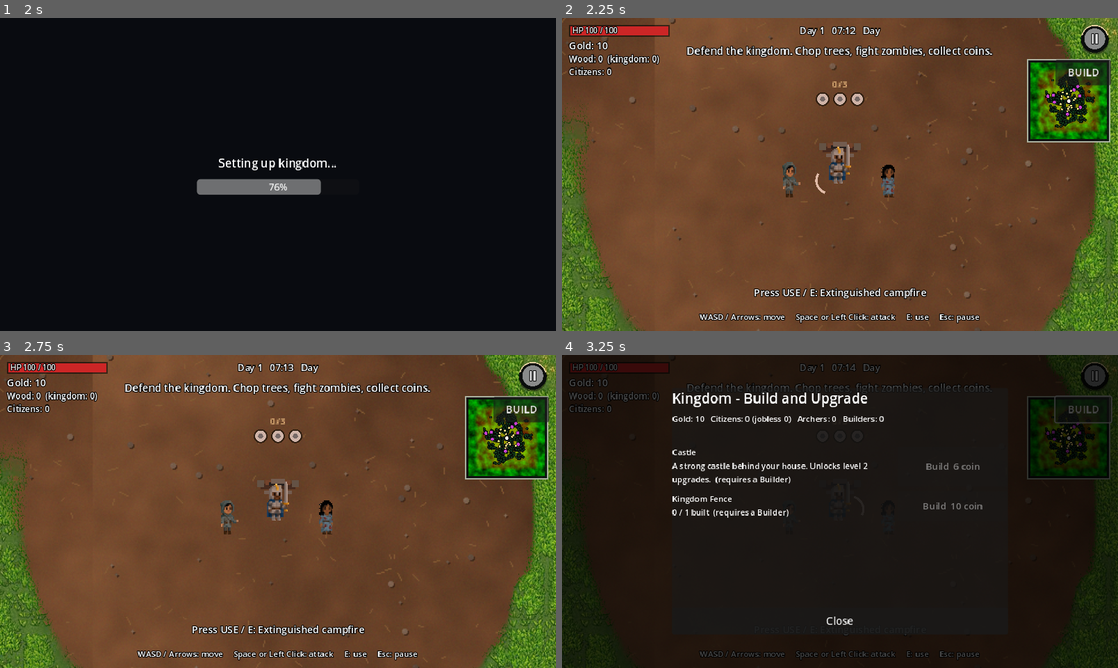
Above: before the commit, frames 1-4 (two rows, left to right).
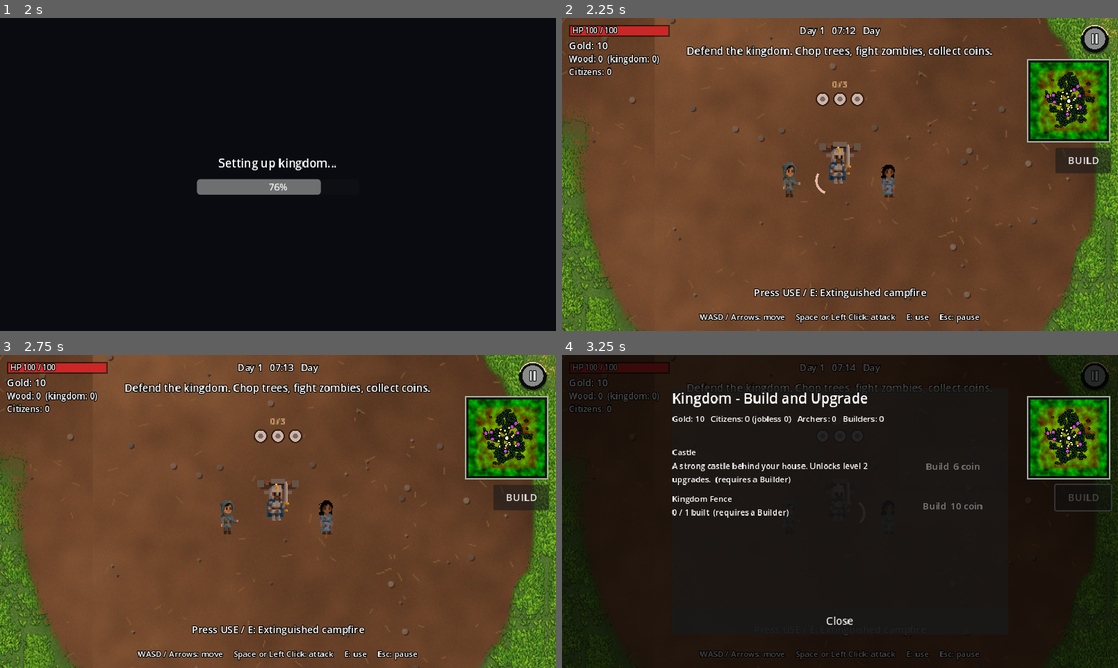
Above: after the commit, the same moments.

Repository: afie-boop/The-Fallen-Kingdom
Game: Godot game, scene res://scenes/main_menu.tscn
Two runs of this game, one before a commit and one after it. Both use one fixed random seed, a clock stepped at 60 frames per second and the inputs below.
Inputs (mouse positions are in pixels of both pictures, inside the frame that each line leads up to):
- Up to frame 1 (2 s): click "New Game" at 0.5 s; tap Enter at 1.25 s; move the mouse to (400, 158) at 1.27 s; hold D from 1.28 s (still down); hold E from 1.28 s (still down); click (400, 158) at 1.42 s; tap Space at 1.52 s
- Up to frame 2 (2.25 s): release D at 2 s; release E at 2 s; drag from (728, 190) to (812, 237) at 2.02 s
- Up to frame 3 (2.75 s): no input
- Up to frame 4 (3.25 s): click "BUILD" at 2.75 s

Frame 1 is identical in both runs. In frame 2, 1.4% of the frame differs, in the area x 88-99%, y 13-50%; in frame 3, 1.4%; in frame 4, 3.4%, in the area x 83-99%, y 12-50%.
Error in both runs: Invalid access to property or key 'dead' on a base object of type 'Nil'. (res://scripts/game.gd:405)

Commit message:
Move BUILD button and add expandable minimap

Diff:
--- a/extracted/The-Fallen-Kingdom/scripts/hud.gd
+++ b/extracted/The-Fallen-Kingdom/scripts/hud.gd
@@ -45,6 +45,9 @@
 var _clock_t: float = 0.0
 var _hint_label: Label
 var _minimap: GameMiniMap
+var _minimap_overlay: ColorRect
+var _minimap_close_btn: Button
+var _minimap_open: bool = false
 
 
 func _ready() -> void:
@@ -58,8 +61,25 @@
     _build_controls()
     _minimap = GameMiniMap.new()
     _minimap.size = Vector2(142, 142)
-    _minimap.mouse_filter = Control.MOUSE_FILTER_IGNORE
+    _minimap.mouse_filter = Control.MOUSE_FILTER_STOP
+    _minimap.gui_input.connect(_on_minimap_gui_input)
     _root.add_child(_minimap)
+    _minimap_overlay = ColorRect.new()
+    _minimap_overlay.color = Color(0, 0, 0, 0.78)
+    _minimap_overlay.visible = false
+    _minimap_overlay.mouse_filter = Control.MOUSE_FILTER_STOP
+    _minimap_overlay.gui_input.connect(_on_minimap_overlay_input)
+    _root.add_child(_minimap_overlay)
+    _minimap_overlay.set_anchors_and_offsets_preset(Control.PRESET_FULL_RECT)
+    _minimap_overlay.z_index = 5
+    _minimap.z_index = 6
+    _minimap_close_btn = Button.new()
+    _minimap_close_btn.text = "CLOSE MAP"
+    _minimap_close_btn.custom_minimum_size = Vector2(130, 44)
+    _minimap_close_btn.visible = false
+    _minimap_close_btn.z_index = 7
+    _root.add_child(_minimap_close_btn)
+    _minimap_close_btn.pressed.connect(_close_minimap)
     _build_death_panel()
     _build_pause_panel()
     _build_build_panel()
@@ -248,11 +268,54 @@
     pause_button.size = Vector2(52, 52)
     pause_button.position = Vector2(vs.x - 52.0 - 14.0, 10.0)
     if _minimap != null:
-        _minimap.position = Vector2(vs.x - 156.0, 72.0)
-        _minimap.size = Vector2(142.0, 142.0)
+        if _minimap_open:
+            var map_side: float = maxf(180.0, minf(vs.x - 36.0, vs.y - 120.0))
+            map_side = minf(map_side, 560.0)
+            _minimap.size = Vector2(map_side, map_side)
+            _minimap.position = (vs - _minimap.size) * 0.5
+            _minimap_overlay.size = vs
+            _minimap_close_btn.position = Vector2((vs.x - 130.0) * 0.5, _minimap.position.y + map_side + 12.0)
+        else:
+            _minimap.position = Vector2(vs.x - 156.0, 72.0)
+            _minimap.size = Vector2(142.0, 142.0)
     if _build_btn != null:
         _build_btn.size = Vector2(96, 44)
-        _build_btn.position = Vector2(vs.x - 96.0 - 12.0, 72.0)
+        var build_y: float = minf(224.0, vs.y - 56.0)
+        _build_btn.position = Vector2(vs.x - 96.0 - 12.0, maxf(72.0, build_y))
+
+
+func _on_minimap_gui_input(event: InputEvent) -> void:
+    if event is InputEventMouseButton and event.pressed and event.button_index == MOUSE_BUTTON_LEFT:
+        _open_minimap()
+        _minimap.accept_event()
+    elif event is InputEventScreenTouch and event.pressed:
+        _open_minimap()
+        _minimap.accept_event()
+
+
+func _on_minimap_overlay_input(event: InputEvent) -> void:
+    if event is InputEventMouseButton and event.pressed and event.button_index == MOUSE_BUTTON_LEFT:
+        _close_minimap()
+    elif event is InputEventScreenTouch and event.pressed:
+        _close_minimap()
+
+
+func _open_minimap() -> void:
+    if _minimap_open:
+        return
+    _minimap_open = true
+    _minimap_overlay.visible = true
+    _minimap_close_btn.visible = true
+    _layout()
+
+
+func _close_minimap() -> void:
+    if not _minimap_open:
+        return
+    _minimap_open = false
+    _minimap_overlay.visible = false
+    _minimap_close_btn.visible = false
+    _layout()
 
 
 func _make_overlay() -> Array:
